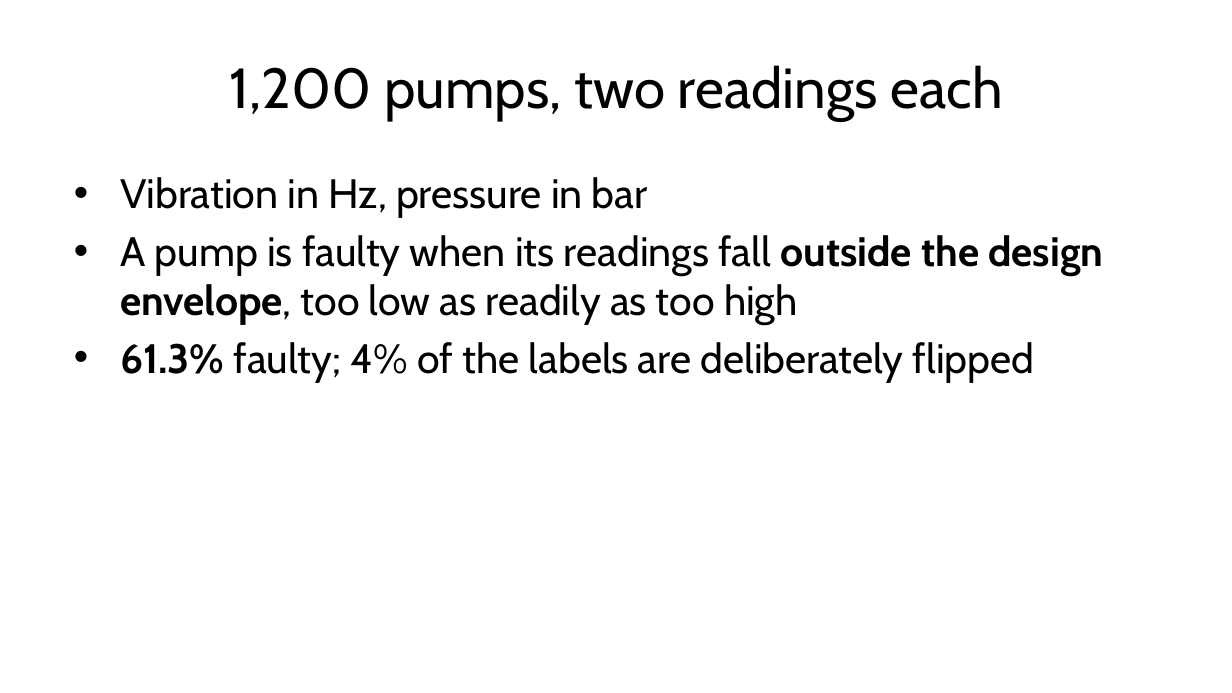
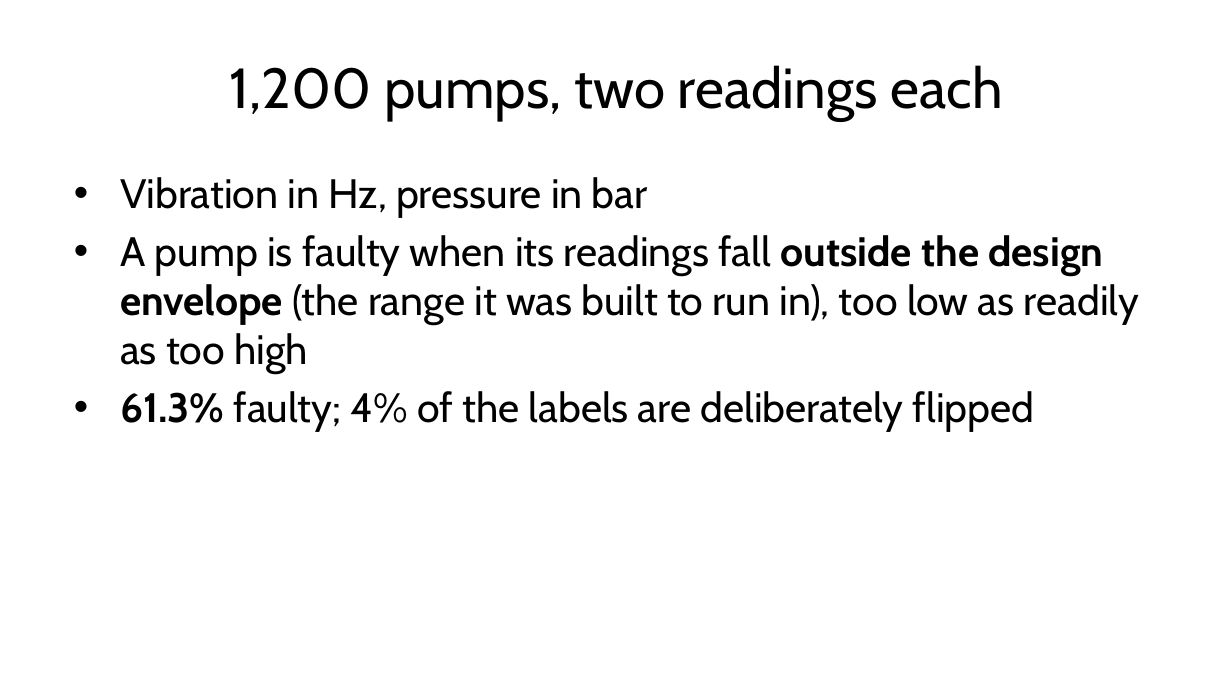
Before and after one commit to fabioantonini/technologies-for-artificial-intelligence, a slide deck: slide 4 of Lessons/06_knn_naive_bayes_svm/Slides/knn_naive_bayes_svm_slides.pptx. Drawn at 1232x693 pixels with LibreOffice and Linux fonts; fonts in the diff are those of the drawing; background and template pictures are left out. Boxes give left, top, right and bottom in pixels: in the first picture for what was removed or moved away, otherwise in the second. Text is boxed around its words. In the diff, an @@ line names an element or a change of style, - is before the commit and + after.

```diff
--- a/Lessons/06_knn_naive_bayes_svm/Slides/knn_naive_bayes_svm_slides.pptx
+++ b/Lessons/06_knn_naive_bayes_svm/Slides/knn_naive_bayes_svm_slides.pptx
@@ text at (x1=120, y1=235, x2=1139, y2=374): text changed @@
-• A pump is faulty when its readings fall outside the design envelope, too low as readily as too high
+• A pump is faulty when its readings fall outside the design envelope (the range it was built to run in), too low as readily as too high
```
Also in this commit, not shown: 7 other slides changed, 2 other files.
